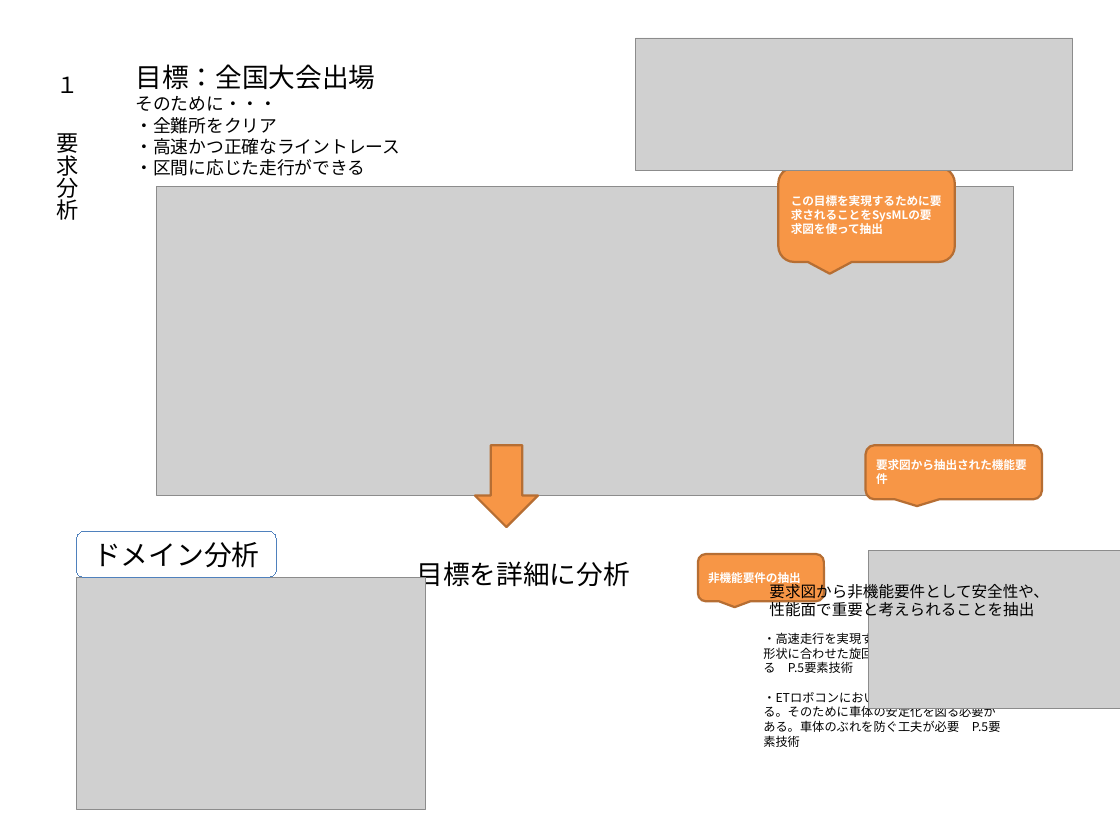
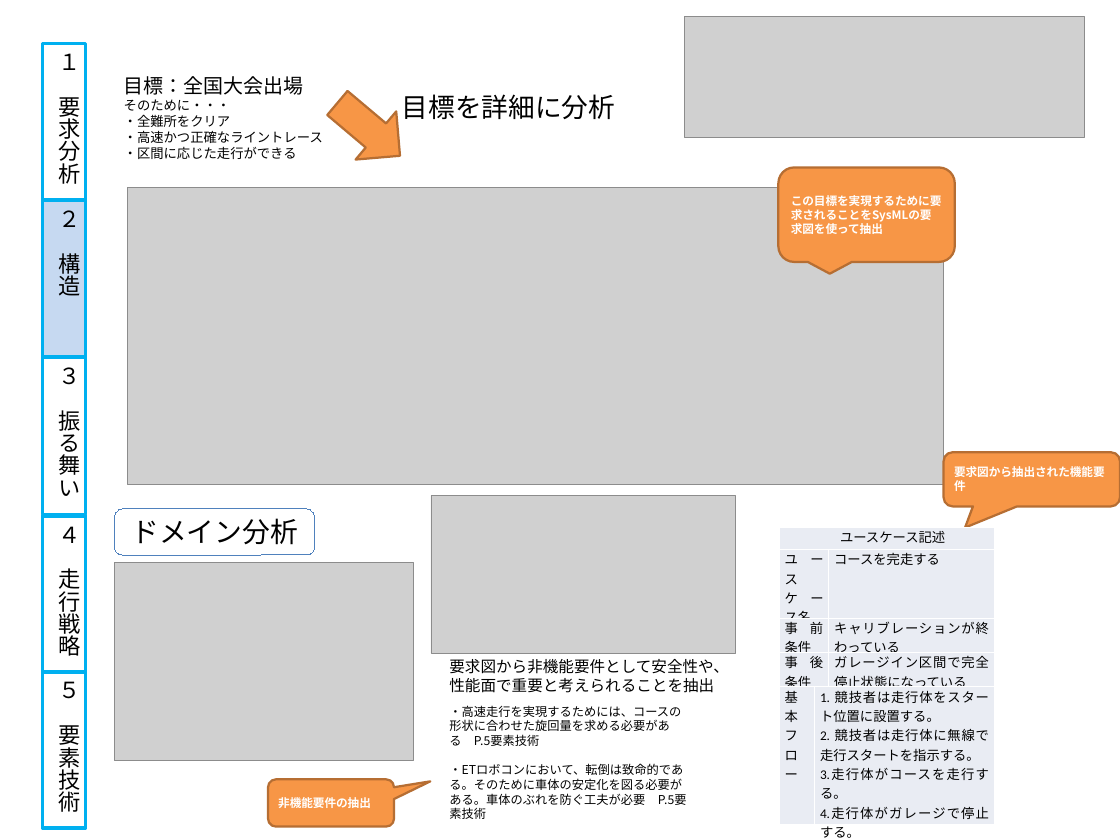
Before and after one commit to class-snct-rikitakelab/e-konbu2012, a slide deck: slide 3 of models/モデルシートver0.pptx. Drawn at 1120x840 pixels with LibreOffice and Linux fonts; fonts in the diff are those of the drawing; grey boxes stand for pictures. Boxes give left, top, right and bottom in pixels: in the first picture for what was removed or moved away, otherwise in the second. Text is boxed around its words. In the diff, an @@ line names an element or a change of style, - is before the commit and + after.

```diff
--- a/models/モデルシートver0.pptx
+++ b/models/モデルシートver0.pptx
@@ picture: place and size @@
-picture at [635,38,1073,170]
+picture at [685,17,1084,138]
@@ rectangle "１ 要求分析": place and size @@
-rectangle "１ 要求分析" at [56,76,78,220]
+rectangle "１ 要求分析" at [42,43,86,199]
@@ rectangle "１ 要求分析" at [42,43,86,199]: outline none to #00B0F0 3 pt @@
@@ text "目標：全国大会出場": place and size @@
-text "目標：全国大会出場" at [136,64,401,176]
+text "目標：全国大会出場" at [124,76,323,159]
@@ text "目標：全国大会出場" at [124,76,323,159]: size 24 to 18 pt in "目標：全国大会出場"; size 16 to 12 pt in "そのために・・・", "・全難所をクリア", "・高速かつ正確なライントレース", "・区間に応じた走行ができる" @@
@@ right arrow at [317,79,420,180]: rotation 90 to 40 degrees @@
@@ text "目標を詳細に分析" rewrapped from [417,561,630,592] to [402,94,615,119] @@
@@ picture: place and size @@
-picture at [157,186,1014,495]
+picture at [128,188,944,484]
@@ rounded speech box "要求図から抽出された機能要件": place and size @@
-rounded speech box "要求図から抽出された機能要件" at [866,445,1042,499]
+rounded speech box "要求図から抽出された機能要件" at [944,452,1120,506]
@@ rounded speech box "要求図から抽出された機能要件" at [944,452,1120,506]: proportions changed @@
@@ rounded rectangle "ドメイン分析": place and size @@
-rounded rectangle "ドメイン分析" at [76,531,276,578]
+rounded rectangle "ドメイン分析" at [114,509,314,555]
@@ picture: place and size @@
-picture at [869,550,1120,708]
+picture at [431,496,736,654]
@@ table added at [779,527,990,840], 5 rows, 3 columns @@
+ユースケース記述 |  | 
+ユースケース名 |  | コースを完走する
+事前条件 |  | キャリブレーションが終わっている
+事後条件 |  | ガレージイン区間で完全停止状態になっている
+基本フロー | 1. 競技者は走行体をスタート位置に設置する。 / 2. 競技者は走行体に無線で走行スタートを指示する。 / 3.走行体がコースを走行する。 / 4.走行体がガレージで停止する。 | 
@@ picture: place and size @@
-picture at [76,578,425,809]
+picture at [114,562,414,761]
@@ text "要求図から非機能要件として安全性や、性能面で重要と考えられることを抽出" rewrapped from [769,581,1049,621] to [449,659,729,693] @@
@@ group added at [42,200,86,828]: 4 rectangles @@
+２ 構造
+３ 振る舞い
+４ 走行戦略
+５ 要素技術
@@ text "・高速走行を実現するためには、コースの形状に合わせた旋回量を求める必要がある P.5要素技術": place and size @@
-text "・高速走行を実現するためには、コースの形状に合わせた旋回量を求める必要がある P.5要素技術" at [763,630,1001,732]
+text "・高速走行を実現するためには、コースの形状に合わせた旋回量を求める必要がある P.5要素技術" at [449,705,687,808]
@@ rounded speech box "非機能要件の抽出" at [268,779,394,826]: proportions changed @@
@@ rounded speech box "非機能要件の抽出": place and size @@
-rounded speech box "非機能要件の抽出" at [698,554,823,602]
+rounded speech box "非機能要件の抽出" at [268,779,394,826]
```
Also in this commit, not shown: 1 other slide changed, 3 slides added, 2 slides removed, 3 other files.
